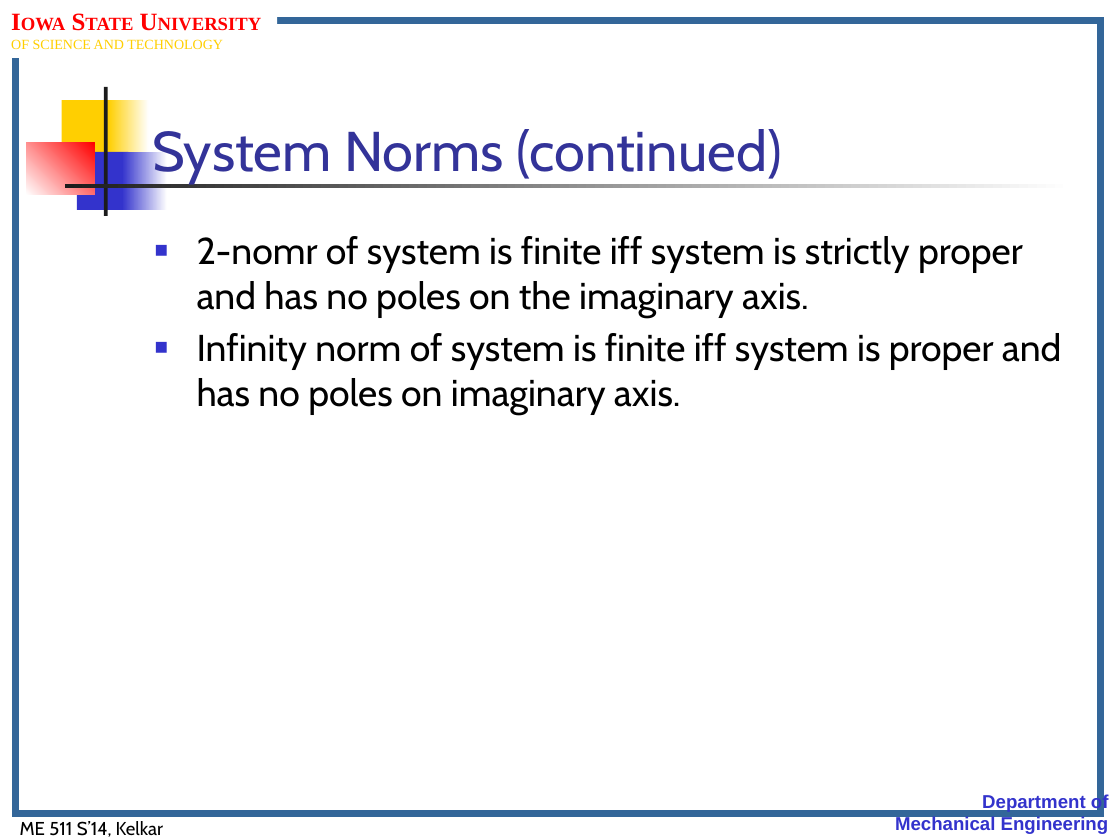
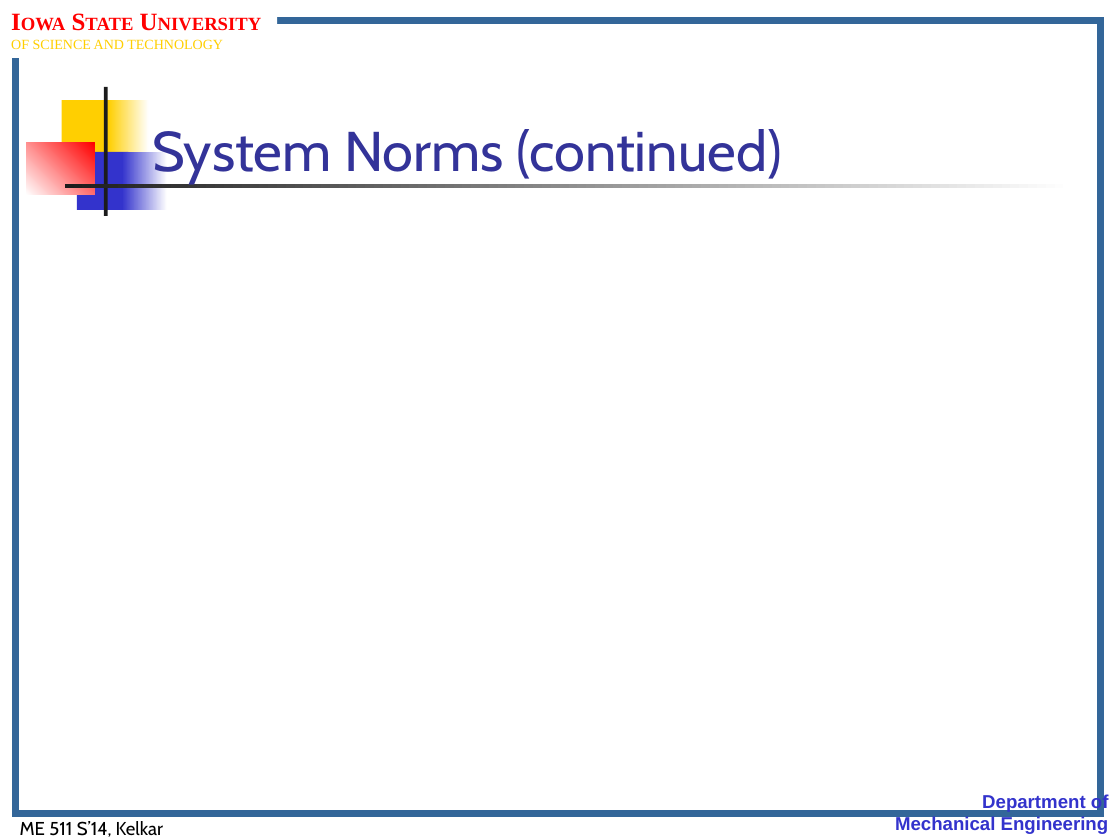
Before and after one commit to jasonnicholson/ME_511_Spring_2014_Lectures, a slide deck: slide 3 of me511_S14__Lect.Notes_Set07.pptm. Drawn at 1120x840 pixels with LibreOffice and Linux fonts; fonts in the diff are those of the drawing; grey boxes stand for pictures; background and template pictures are left out. Boxes give left, top, right and bottom in pixels: in the first picture for what was removed or moved away, otherwise in the second. Text is boxed around its words. In the diff, an @@ line names an element or a change of style, - is before the commit and + after.

```diff
--- a/me511_S14__Lect.Notes_Set07.pptm
+++ b/me511_S14__Lect.Notes_Set07.pptm
@@ text removed at bbox=[197, 236, 1062, 414] @@
-■ 2-nomr of system is finite iff system is strictly proper and has no poles on the imaginary axis.
-■ Infinity norm of system is finite iff system is proper and has no poles on imaginary axis.
```
Also in this commit, not shown: 2 other files.
